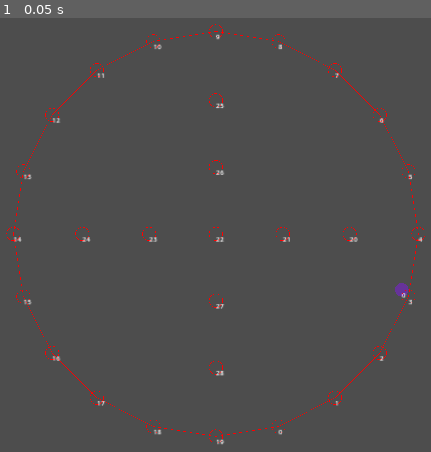
Above: before the commit, frame 1.
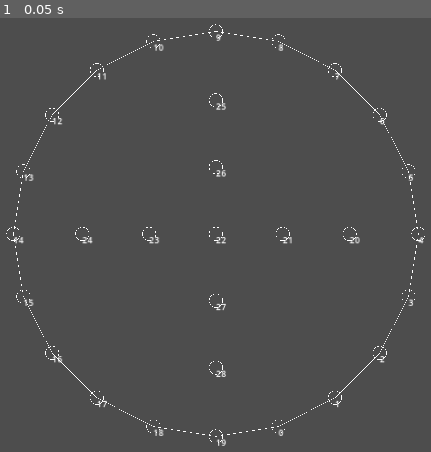
Above: after the commit, the same moment.

Repository: kasworld/gd4yutnori
Game: Godot game, scene res://윷놀이.tscn
The game is run twice, just before and just after one commit, with the same random seed, the same clock (stepped at 60 frames per second) and the same inputs.
Inputs:
- Up to frame 1 (0.05 s): no input

The runs differ from the first frame. In frame 1, 1.2% of the frame differs, in the area x 1-99%, y 1-99%.

Commit message:
판그림추가, 글씨크기

Diff:
--- /dev/null
+++ b/label.tres
@@ -0,0 +1,4 @@
+[gd_resource type="Theme" format=3 uid="uid://bm7nrct3a6rud"]
+
+[resource]
+default_font_size = 20
--- a/눈.gd
+++ b/눈.gd
@@ -8,6 +8,7 @@
 	add_child(원)
 	$"말들".position = Vector2(-r,-r)
 	var lb = Label.new()
+	lb.theme = preload("res://label.tres")
 	lb.text = "%d" % 번호
 	add_child(lb)
 
--- a/말.gd
+++ b/말.gd
@@ -7,6 +7,7 @@
 	var 원 = new_circle_fill(Vector2(0,0),r,co)
 	add_child(원)
 	var lb = Label.new()
+	lb.theme = preload("res://label.tres")
 	lb.text = "%d" % 번호
 	add_child(lb)
 
--- a/윷놀이.gd
+++ b/윷놀이.gd
@@ -11,14 +11,14 @@
 	vp_size = get_viewport_rect().size
 	var r = min(vp_size.x,vp_size.y)/2 *0.9
 	var sh = r/40
-	판추가(r,Color.RED,Vector2(-sh,-sh))
+	판추가(r,Color.WHITE,Vector2(-sh,-sh))
 	#판추가(r,Color.SKY_BLUE,Vector2(-sh,sh))
 	#판추가(r,Color.GREEN,Vector2(sh,-sh))
 	#판추가(r,Color.YELLOW,Vector2(sh,sh))
 
 	var 놓을말 = 말_scene.instantiate()
-	놓을말.init(r/30,Color.REBECCA_PURPLE,0)
-	판들[0].눈얻기(3).말놓기(놓을말)
+	놓을말.init(r/30,Color.RED,0)
+	#판들[0].눈얻기(3).말놓기(놓을말)
 
 func 판추가(r:float, co :Color,shift :Vector2):
 	var 이번판 = 판_scene.instantiate()
Binary file added: doc/판.png
Not shown, changed: readme.md
